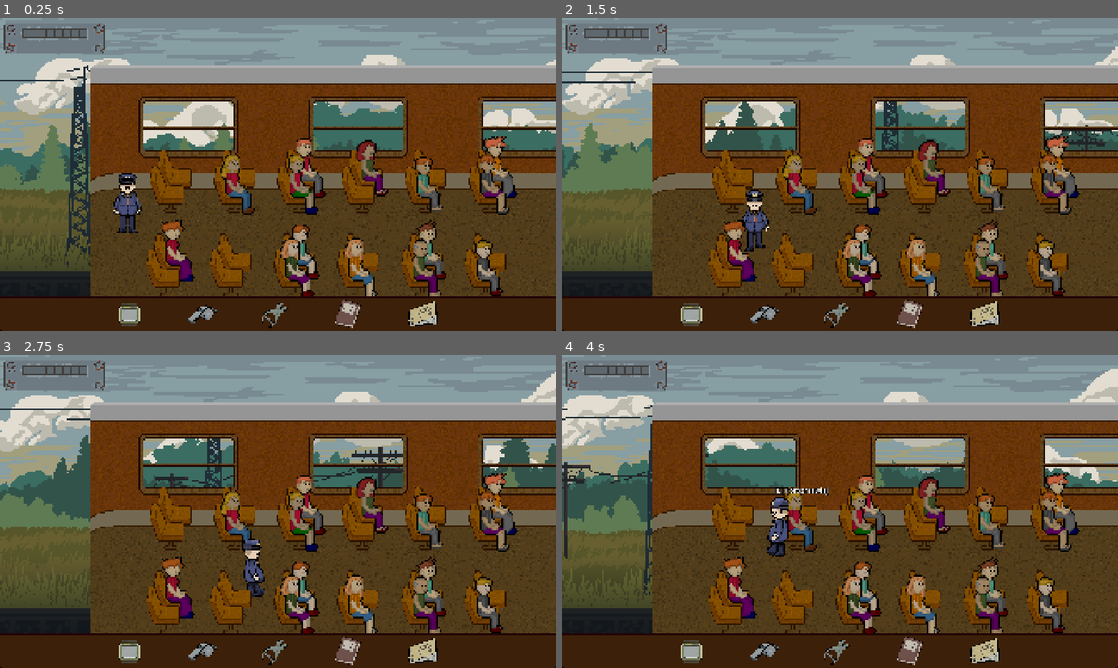
Above: before the commit, frames 1-4 (two rows, left to right).
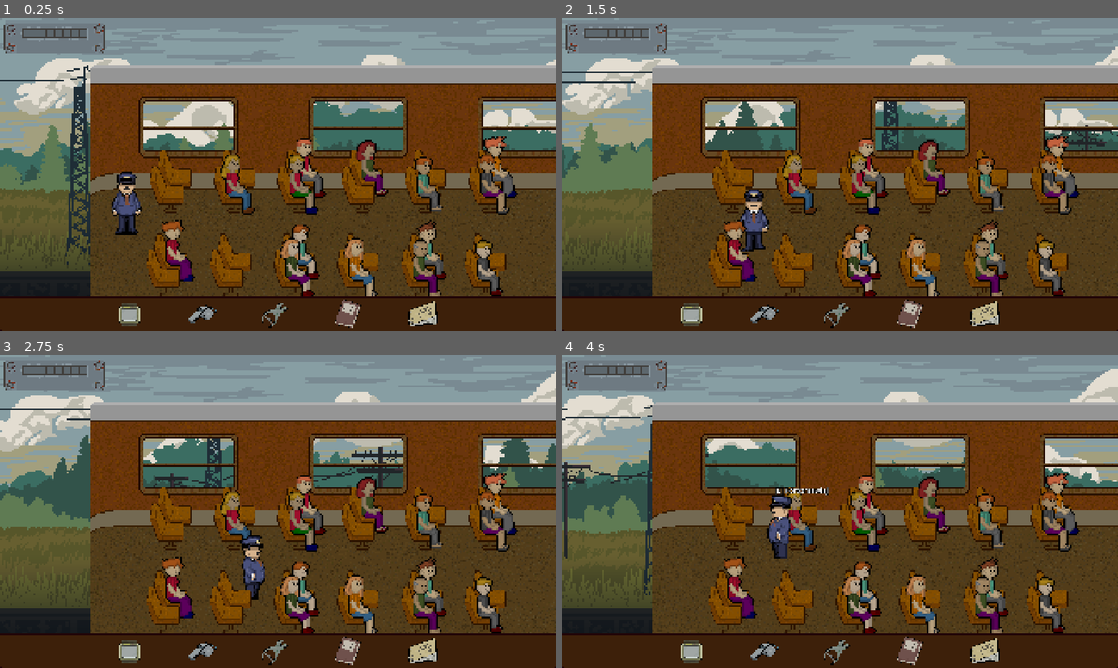
Above: after the commit, the same moments.

Repository: W00jo/bilet-na-wschod
Game: Godot game, scene res://Scenes/game.tscn
Same seed, same stepped clock (60 frames per second), same inputs: the game is played once before the commit and once after it.
Inputs (mouse positions are in pixels of both pictures, inside the frame that each line leads up to):
- Up to frame 1 (0.25 s): no input
- Up to frame 2 (1.5 s): move the mouse to (962, 158) at 0.52 s; hold D (Right) 0.53-1.28 s; tap E (Dialogue) at 0.6 s; click (962, 158) at 0.67 s; move the mouse to (728, 190) at 1.27 s; hold S (Down) from 1.28 s (still down); click (728, 190) at 1.35 s
- Up to frame 3 (2.75 s): move the mouse to (333, 442) at 2.02 s; release S (Down) at 2.03 s; hold D (Right) from 2.03 s (still down); tap Q (Magnify) at 2.1 s
- Up to frame 4 (4 s): move the mouse to (812, 574) at 2.77 s; release D (Right) at 2.78 s; hold W (Up) 2.78-3.53 s; tap E (Dialogue) at 2.85 s; click (812, 574) at 2.92 s; move the mouse to (1006, 558) at 3.52 s; press the mouse at (1006, 558) at 3.53 s; hold A (Left) from 3.53 s (still down)

The runs differ from the first frame. In frame 1, 0.4% of the frame differs, in the area x 20-26%, y 49-70%; in frame 2, 0.4%; in frame 3, 0.5%; in frame 4, 0.6%, in the area x 36-42%, y 44-66%.

Commit message:
Implemented new player

Diff:
--- a/Scenes/player.tscn
+++ b/Scenes/player.tscn
@@ -23,59 +23,59 @@
 
 [sub_resource type="AtlasTexture" id="AtlasTexture_x3wgy"]
 atlas = ExtResource("2_6t5aa")
-region = Rect2(256, 0, 64, 64)
+region = Rect2(0, 64, 64, 64)
 
 [sub_resource type="AtlasTexture" id="AtlasTexture_3smsa"]
 atlas = ExtResource("2_6t5aa")
-region = Rect2(320, 0, 64, 64)
+region = Rect2(64, 64, 64, 64)
 
 [sub_resource type="AtlasTexture" id="AtlasTexture_8erm5"]
 atlas = ExtResource("2_6t5aa")
-region = Rect2(0, 64, 64, 64)
+region = Rect2(128, 64, 64, 64)
 
 [sub_resource type="AtlasTexture" id="AtlasTexture_f1ek2"]
 atlas = ExtResource("2_6t5aa")
-region = Rect2(64, 64, 64, 64)
+region = Rect2(192, 64, 64, 64)
 
 [sub_resource type="AtlasTexture" id="AtlasTexture_tx1dd"]
 atlas = ExtResource("2_6t5aa")
-region = Rect2(128, 64, 64, 64)
+region = Rect2(256, 64, 64, 64)
 
 [sub_resource type="AtlasTexture" id="AtlasTexture_gymyn"]
 atlas = ExtResource("2_6t5aa")
-region = Rect2(192, 64, 64, 64)
+region = Rect2(320, 64, 64, 64)
 
 [sub_resource type="AtlasTexture" id="AtlasTexture_pu2lt"]
 atlas = ExtResource("2_6t5aa")
-region = Rect2(256, 64, 64, 64)
+region = Rect2(384, 64, 64, 64)
 
 [sub_resource type="AtlasTexture" id="AtlasTexture_ukyrk"]
 atlas = ExtResource("2_6t5aa")
-region = Rect2(320, 64, 64, 64)
+region = Rect2(0, 128, 64, 64)
 
 [sub_resource type="AtlasTexture" id="AtlasTexture_7dp3o"]
 atlas = ExtResource("2_6t5aa")
-region = Rect2(0, 128, 64, 64)
+region = Rect2(64, 128, 64, 64)
 
 [sub_resource type="AtlasTexture" id="AtlasTexture_h4iuc"]
 atlas = ExtResource("2_6t5aa")
-region = Rect2(64, 128, 64, 64)
+region = Rect2(128, 128, 64, 64)
 
 [sub_resource type="AtlasTexture" id="AtlasTexture_fd4e3"]
 atlas = ExtResource("2_6t5aa")
-region = Rect2(128, 128, 64, 64)
+region = Rect2(192, 128, 64, 64)
 
 [sub_resource type="AtlasTexture" id="AtlasTexture_qqcod"]
 atlas = ExtResource("2_6t5aa")
-region = Rect2(192, 128, 64, 64)
+region = Rect2(256, 128, 64, 64)
 
 [sub_resource type="AtlasTexture" id="AtlasTexture_igrcy"]
 atlas = ExtResource("2_6t5aa")
-region = Rect2(256, 128, 64, 64)
+region = Rect2(320, 128, 64, 64)
 
 [sub_resource type="AtlasTexture" id="AtlasTexture_fs7ks"]
 atlas = ExtResource("2_6t5aa")
-region = Rect2(320, 128, 64, 64)
+region = Rect2(384, 128, 64, 64)
 
 [sub_resource type="AtlasTexture" id="AtlasTexture_l6n3p"]
 atlas = ExtResource("2_6t5aa")
@@ -103,33 +103,37 @@
 
 [sub_resource type="AtlasTexture" id="AtlasTexture_0gysh"]
 atlas = ExtResource("2_6t5aa")
+region = Rect2(384, 192, 64, 64)
+
+[sub_resource type="AtlasTexture" id="AtlasTexture_vfarp"]
+atlas = ExtResource("2_6t5aa")
 region = Rect2(0, 256, 64, 64)
 
-[sub_resource type="AtlasTexture" id="AtlasTexture_vfarp"]
+[sub_resource type="AtlasTexture" id="AtlasTexture_y6uwr"]
 atlas = ExtResource("2_6t5aa")
 region = Rect2(64, 256, 64, 64)
 
-[sub_resource type="AtlasTexture" id="AtlasTexture_y6uwr"]
+[sub_resource type="AtlasTexture" id="AtlasTexture_83xs0"]
 atlas = ExtResource("2_6t5aa")
 region = Rect2(128, 256, 64, 64)
 
-[sub_resource type="AtlasTexture" id="AtlasTexture_83xs0"]
+[sub_resource type="AtlasTexture" id="AtlasTexture_ypfnu"]
 atlas = ExtResource("2_6t5aa")
 region = Rect2(192, 256, 64, 64)
 
-[sub_resource type="AtlasTexture" id="AtlasTexture_ypfnu"]
+[sub_resource type="AtlasTexture" id="AtlasTexture_xuaoq"]
 atlas = ExtResource("2_6t5aa")
 region = Rect2(256, 256, 64, 64)
 
-[sub_resource type="AtlasTexture" id="AtlasTexture_xuaoq"]
+[sub_resource type="AtlasTexture" id="AtlasTexture_wohnl"]
 atlas = ExtResource("2_6t5aa")
 region = Rect2(320, 256, 64, 64)
 
-[sub_resource type="AtlasTexture" id="AtlasTexture_wohnl"]
-atlas = ExtResource("2_6t5aa")
-region = Rect2(0, 320, 64, 64)
-
-[sub_resource type="SpriteFrames" id="SpriteFrames_x3wgy"]
+[sub_resource type="AtlasTexture" id="AtlasTexture_36dho"]
+atlas = ExtResource("2_6t5aa")
+region = Rect2(384, 256, 64, 64)
+
+[sub_resource type="SpriteFrames" id="SpriteFrames_yh6i2"]
 animations = [{
 "frames": [{
 "duration": 1.0,
@@ -224,9 +228,12 @@
 }, {
 "duration": 1.0,
 "texture": SubResource("AtlasTexture_wohnl")
+}, {
+"duration": 1.0,
+"texture": SubResource("AtlasTexture_36dho")
 }],
 "loop": true,
-"name": &"animations",
+"name": &"default",
 "speed": 5.0
 }]
 
@@ -272,7 +279,7 @@
 "times": PackedFloat32Array(0),
 "transitions": PackedFloat32Array(1),
 "update": 1,
-"values": [3]
+"values": [2]
 }
 
 [sub_resource type="Animation" id="Animation_tx1dd"]
@@ -287,7 +294,7 @@
 "times": PackedFloat32Array(0),
 "transitions": PackedFloat32Array(1),
 "update": 1,
-"values": [1]
+"values": [3]
 }
 
 [sub_resource type="Animation" id="Animation_8erm5"]
@@ -302,7 +309,7 @@
 "times": PackedFloat32Array(0),
 "transitions": PackedFloat32Array(1),
 "update": 1,
-"values": [2]
+"values": [1]
 }
 
 [sub_resource type="Animation" id="Animation_8gxox"]
@@ -317,10 +324,10 @@
 tracks/0/interp = 1
 tracks/0/loop_wrap = true
 tracks/0/keys = {
-"times": PackedFloat32Array(0, 0.1, 0.2, 0.3, 0.4, 0.5),
-"transitions": PackedFloat32Array(1, 1, 1, 1, 1, 1),
-"update": 1,
-"values": [4, 5, 6, 7, 8, 9]
+"times": PackedFloat32Array(0, 0.1, 0.2, 0.3, 0.4, 0.5, 0.6),
+"transitions": PackedFloat32Array(1, 1, 1, 1, 1, 1, 1),
+"update": 1,
+"values": [4, 5, 6, 7, 8, 9, 10]
 }
 
 [sub_resource type="Animation" id="Animation_36dho"]
@@ -347,10 +354,10 @@
 tracks/1/interp = 1
 tracks/1/loop_wrap = true
 tracks/1/keys = {
-"times": PackedFloat32Array(0.00686688, 0.1, 0.2, 0.3, 0.4, 0.5, 0.6),
+"times": PackedFloat32Array(0, 0.1, 0.2, 0.3, 0.4, 0.5, 0.6),
 "transitions": PackedFloat32Array(1, 1, 1, 1, 1, 1, 1),
 "update": 1,
-"values": [17, 18, 19, 20, 21, 22, 23]
+"values": [25, 26, 27, 28, 29, 30, 31]
 }
 
 [sub_resource type="Animation" id="Animation_yh6i2"]
@@ -365,10 +372,10 @@
 tracks/0/interp = 1
 tracks/0/loop_wrap = true
 tracks/0/keys = {
-"times": PackedFloat32Array(0.0031892, 0.100523, 0.2, 0.3, 0.4, 0.5, 0.6),
+"times": PackedFloat32Array(0, 0.1, 0.2, 0.3, 0.4, 0.5, 0.6),
 "transitions": PackedFloat32Array(1, 1, 1, 1, 1, 1, 1),
 "update": 1,
-"values": [24, 25, 26, 27, 28, 29, 30]
+"values": [18, 19, 20, 21, 22, 23, 24]
 }
 
 [sub_resource type="Animation" id="Animation_nv4vc"]
@@ -383,10 +390,10 @@
 tracks/0/interp = 1
 tracks/0/loop_wrap = true
 tracks/0/keys = {
-"times": PackedFloat32Array(0, 0.1, 0.2, 0.3, 0.4, 0.5),
-"transitions": PackedFloat32Array(1, 1, 1, 1, 1, 1),
-"update": 1,
-"values": [10, 11, 12, 13, 14, 16]
+"times": PackedFloat32Array(0, 0.1, 0.2, 0.3, 0.4, 0.5, 0.6),
+"transitions": PackedFloat32Array(1, 1, 1, 1, 1, 1, 1),
+"update": 1,
+"values": [11, 12, 13, 14, 15, 16, 17]
 }
 
 [sub_resource type="AnimationLibrary" id="AnimationLibrary_pu2lt"]
@@ -483,8 +490,7 @@
 [node name="Sprite2D" type="AnimatedSprite2D" parent="."]
 position = Vector2(1, -10)
 scale = Vector2(2, 2)
-sprite_frames = SubResource("SpriteFrames_x3wgy")
-animation = &"animations"
+sprite_frames = SubResource("SpriteFrames_yh6i2")
 
 [node name="AnimationPlayer" type="AnimationPlayer" parent="."]
 libraries = {
Binary file removed: Assets/Sprites/PlayerAnimations.png
Not shown, removed: Assets/Sprites/PlayerAnimations.png.import
Binary file removed: Assets/Sprites/new_player.png
Binary file changed: Assets/Sprites/player.png
Not shown: 4 places in Scenes/player.tscn that only renumber resources
